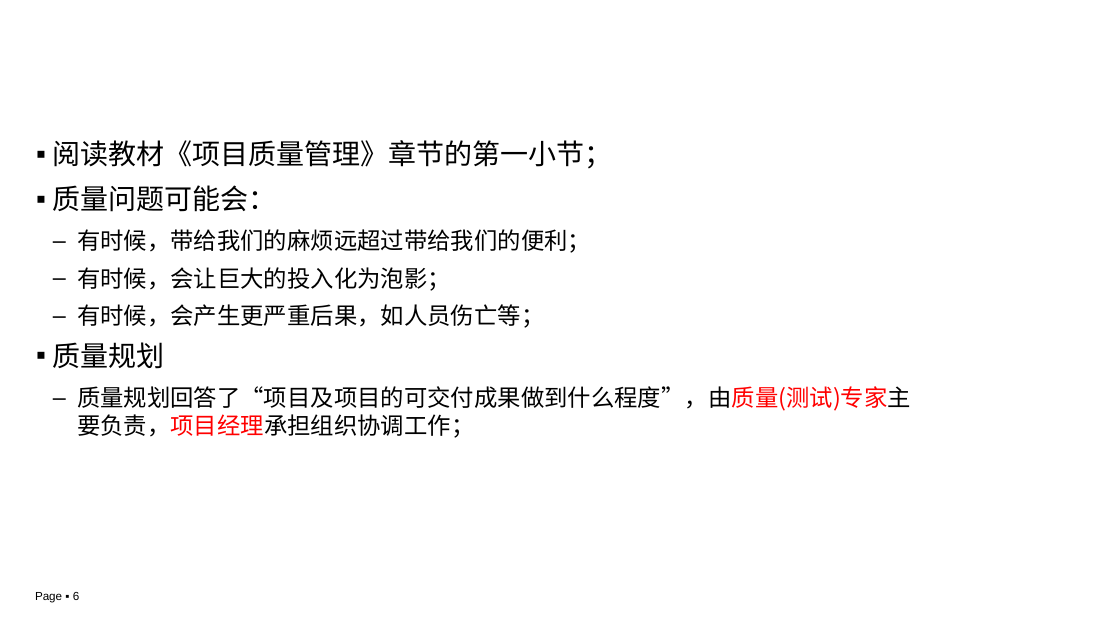
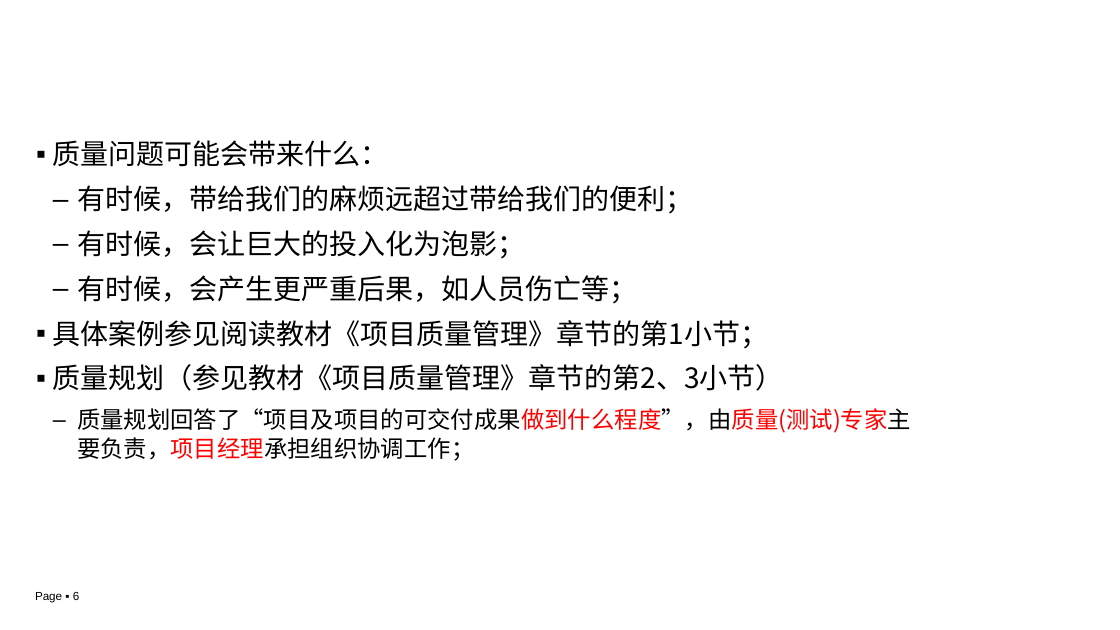
Before and after one commit to edu2act/course-IT-Project-Management, a slide deck: slide 6 of materials/slides/ch03-4.pptx. Drawn at 1120x630 pixels with LibreOffice and Linux fonts; fonts in the diff are those of the drawing; background and template pictures are left out. Boxes give left, top, right and bottom in pixels: in the first picture for what was removed or moved away, otherwise in the second. Text is boxed around its words. In the diff, an @@ line names an element or a change of style, - is before the commit and + after.

```diff
--- a/materials/slides/ch03-4.pptx
+++ b/materials/slides/ch03-4.pptx
@@ text at (53,140,389,167): text changed @@
-▪ 阅读教材《项目质量管理》章节的第一小节；
-▪ 质量问题可能会：
+▪ 质量问题可能会带来什么：
@@ text at (77,185,911,461): size 20 to 24 pt in "有时候，带给我们的麻烦远超过带给我们的便利；", "有时候，会让巨大的投入化为泡影；", "有时候，会产生更严重后果，如人员伤亡等；"; text colour #000000 to #FF0000 in "质量规划回答了“项目及项目的可交付成果做到什么程度”，由质量(测试)专家主要负责，项目经理承担组织协调工作；"; more space between paragraphs @@
@@ text at (53,320,784,391): text changed @@
-▪ 质量规划
+▪ 具体案例参见阅读教材《项目质量管理》章节的第1小节；
+▪ 质量规划（参见教材《项目质量管理》章节的第2、3小节）
```
Also in this commit, not shown: 2 other slides changed.
